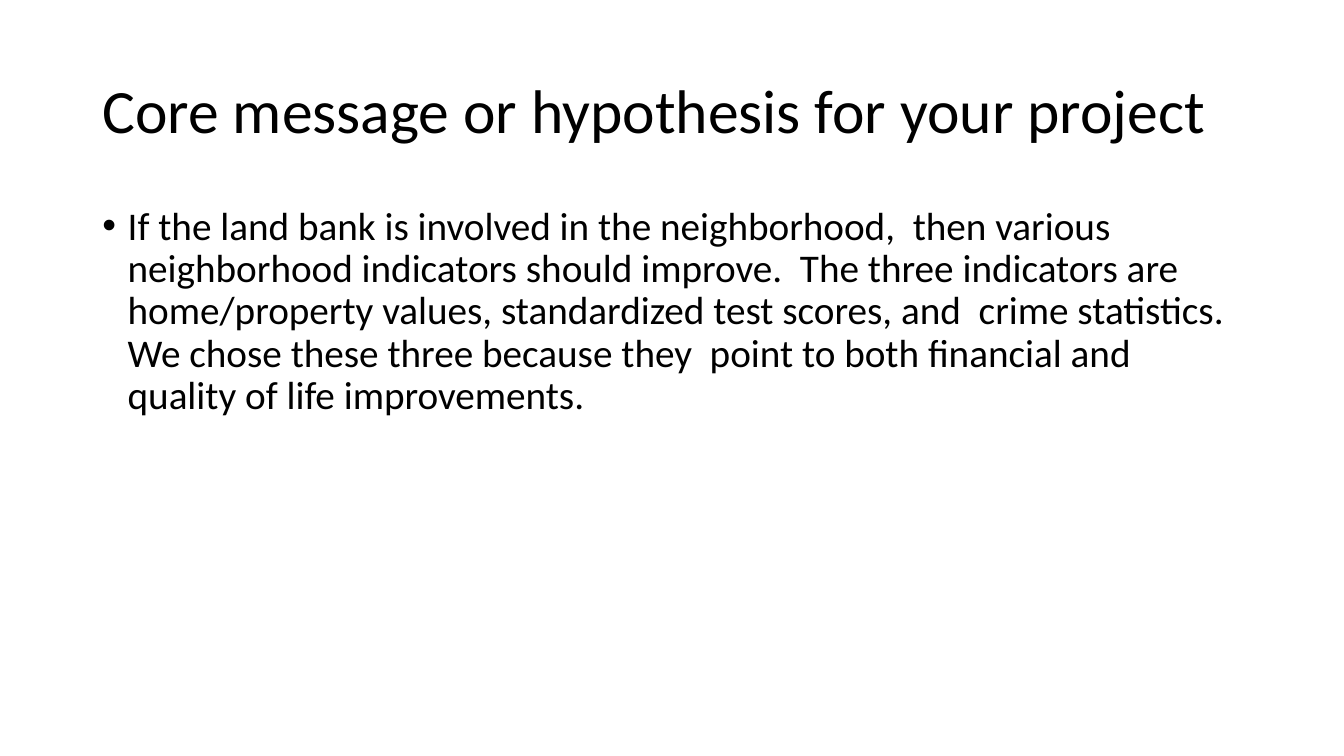
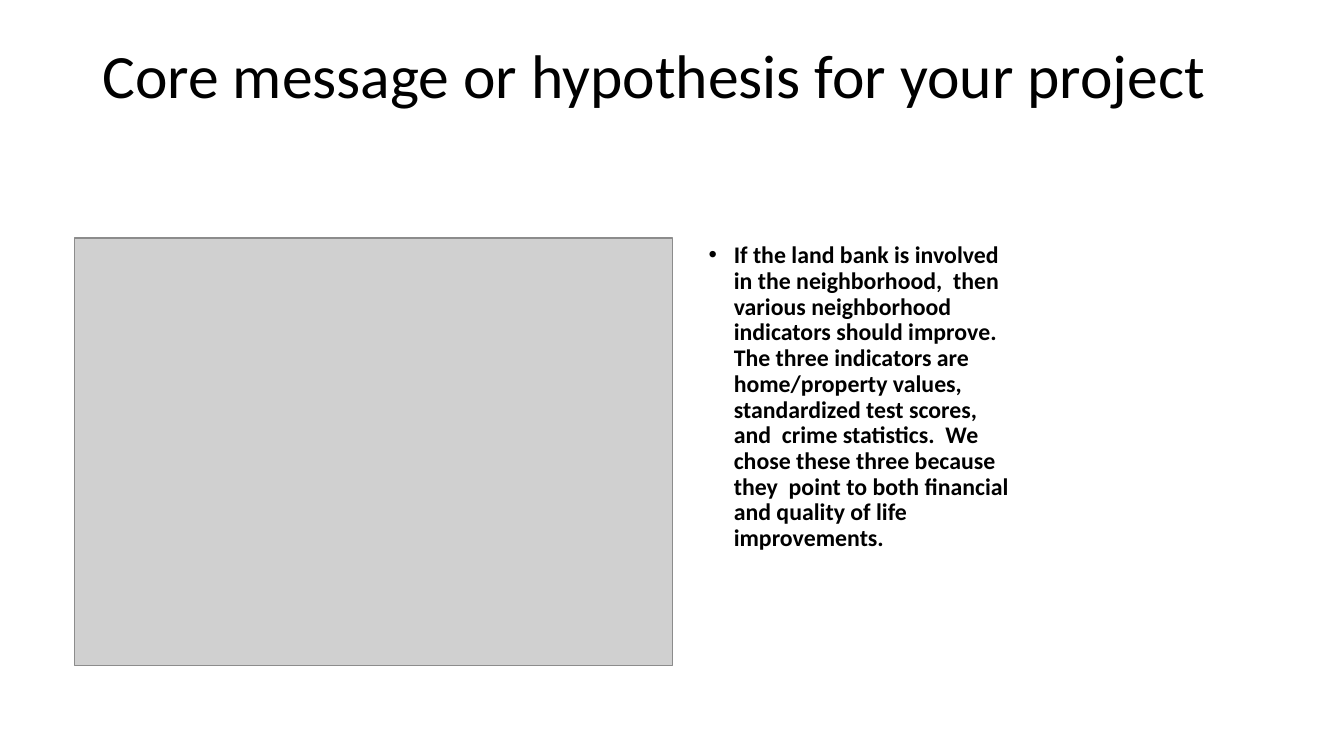
Before and after one commit to nicholasiii/GroupAssignement1, a slide deck: slide 2 of Group 2.pptx. Drawn at 1344x756 pixels with LibreOffice and Linux fonts; fonts in the diff are those of the drawing; grey boxes stand for pictures. Boxes give left, top, right and bottom in pixels: in the first picture for what was removed or moved away, otherwise in the second. Text is boxed around its words. In the diff, an @@ line names an element or a change of style, - is before the commit and + after.

Commit message:
PowerPoint

```diff
--- a/Group 2.pptx
+++ b/Group 2.pptx
@@ title "Core message or hypothesis for ..." at bbox=[102, 55, 1205, 109]: vertical alignment middle to top @@
@@ picture added at bbox=[75, 238, 673, 666] @@
@@ text "If the land bank is ...": place and size @@
-text "If the land bank is ..." at bbox=[128, 212, 1223, 416]
+text "If the land bank is ..." at bbox=[734, 246, 1009, 550]
@@ text "If the land bank is ..." at bbox=[734, 246, 1009, 550]: size 28 to 17 pt, bold on @@
```
Also in this commit, not shown: 6 other slides changed, 10 slides added, 4 other files.
